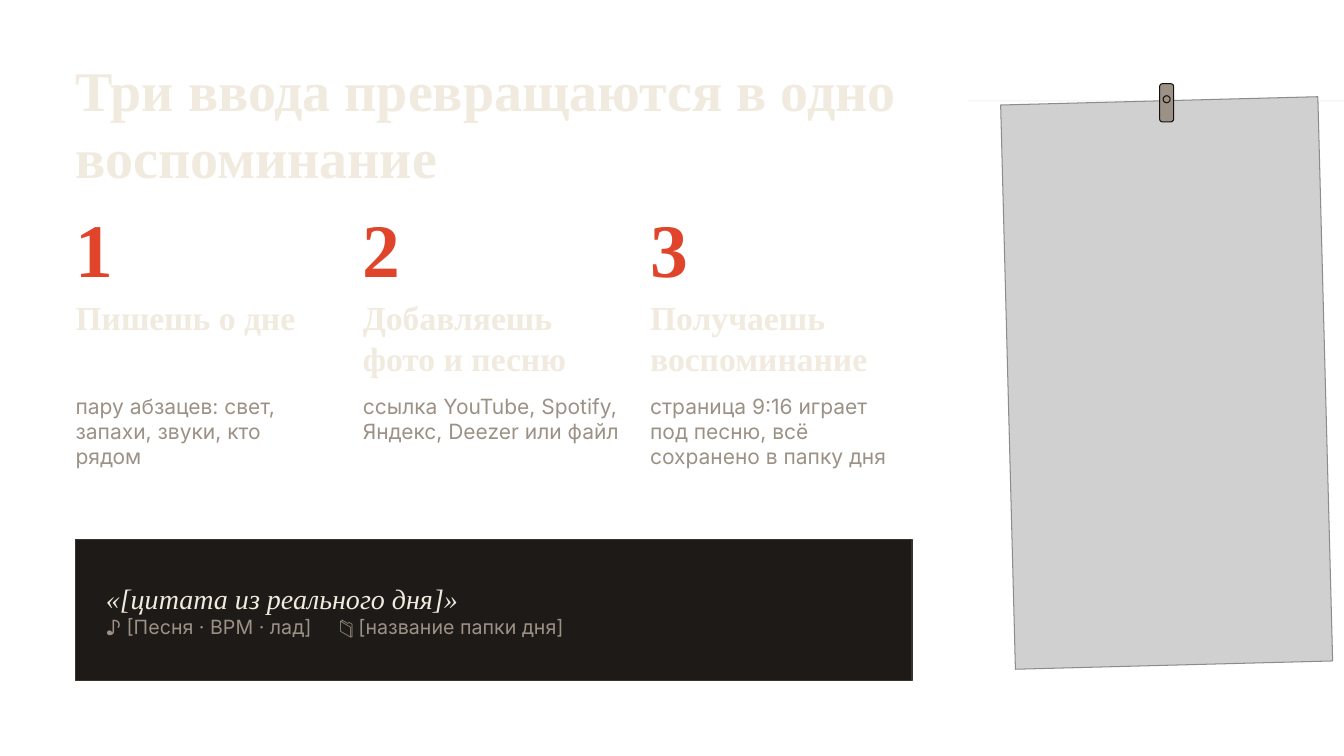
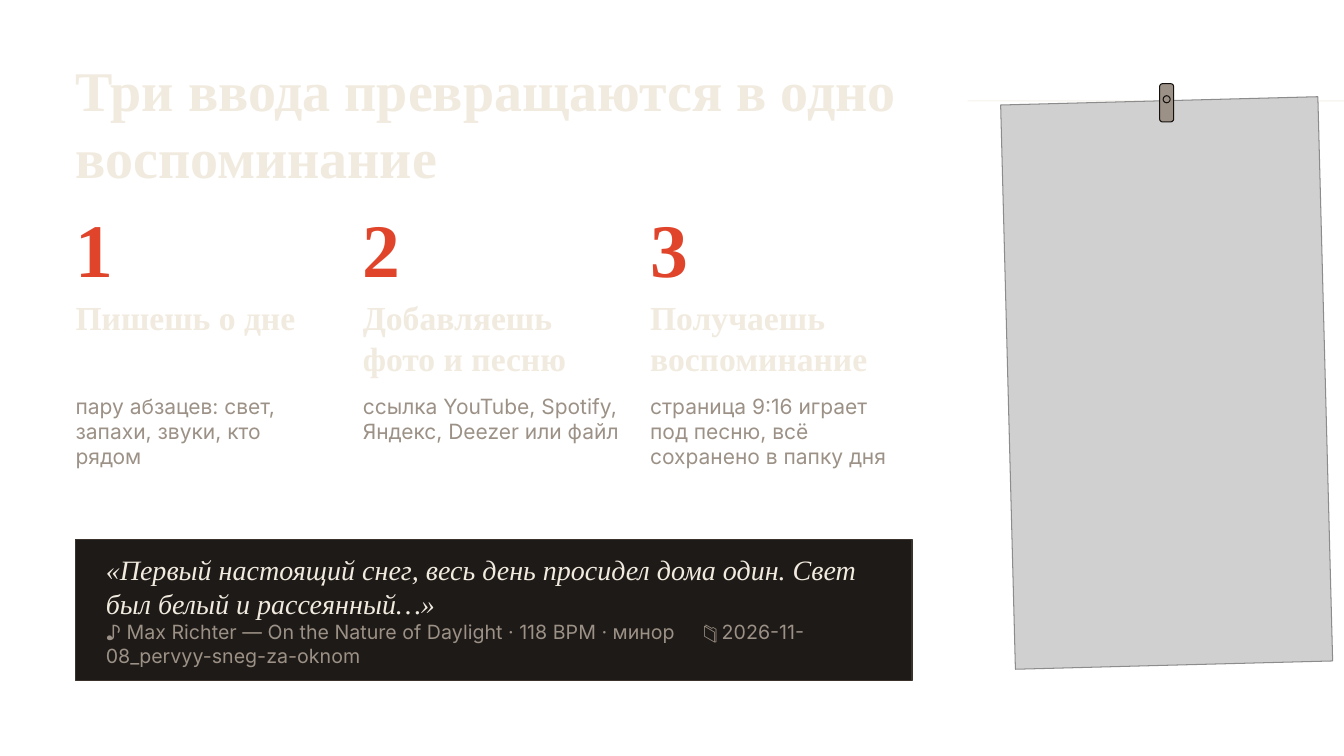
Before and after one commit to adekaa11/limelight, a slide deck: slide 3 of docs/limelight-presentation.pptx. Drawn at 1344x756 pixels with LibreOffice and Linux fonts; fonts in the diff are those of the drawing; grey boxes stand for pictures; background and template pictures are left out. Boxes give left, top, right and bottom in pixels: in the first picture for what was removed or moved away, otherwise in the second. Text is boxed around its words. In the diff, an @@ line names an element or a change of style, - is before the commit and + after.

```diff
--- a/docs/limelight-presentation.pptx
+++ b/docs/limelight-presentation.pptx
@@ text at bbox=[106, 560, 856, 667]: text changed @@
-«[цитата из реального дня]»
-♪ [Песня · BPM · лад] 📁 [название папки дня]
+«Первый настоящий снег, весь день просидел дома один. Свет был белый и рассеянный…»
+♪ Max Richter — On the Nature of Daylight · 118 BPM · минор 📁 2026-11-08_pervyy-sneg-za-oknom
```
Also in this commit, not shown: 3 other slides changed, 1 other file.
